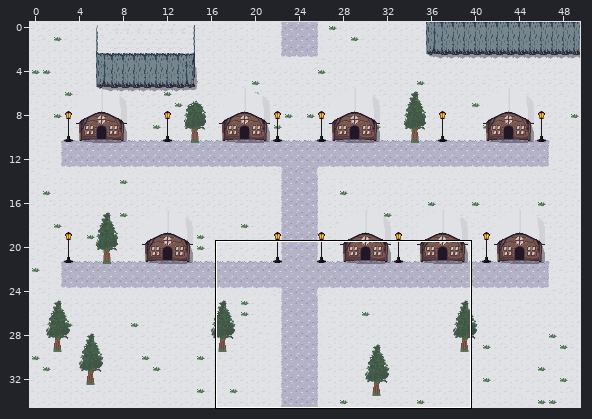
One commit to this Tiled map: maps/town2.tmx. The picture above shows the old version from afar; the outline marks the close-up.
Close-up. Before the edit:
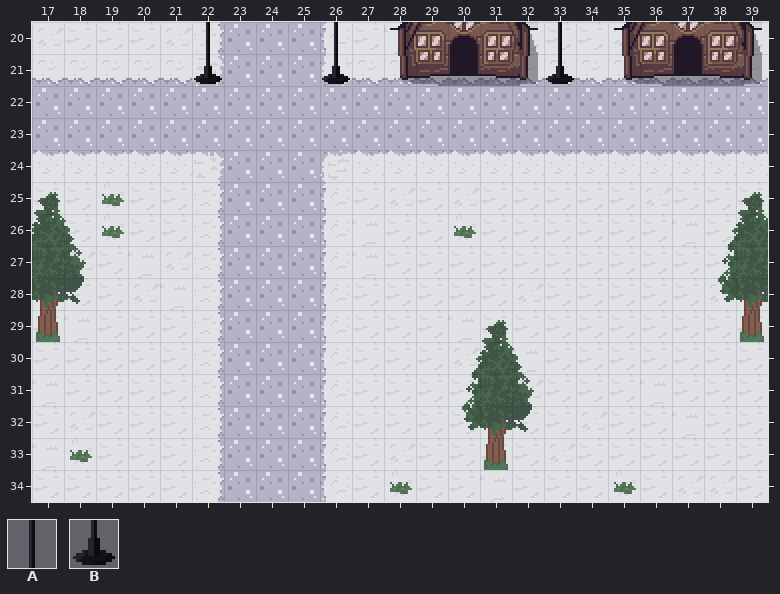
Cells are 16x16 px. Shown: x 17..39, y 20..34. The commit also changed other parts of the map, which this record leaves out.
Key: from "overworld2": A 207, B 228.
_ is an empty cell.
Layers that did not change in this view are not listed.
Layer "street decorations" before, first column x 17:
20 _____A___A______A______
21 _____B___B______B______
22 _______________________
23 _______________________
24 _______________________
25 _______________________
26 _______________________
27 _______________________
28 _______________________
29 _______________________
30 _______________________
31 _______________________
32 _______________________
33 _______________________
34 _______________________
The same view after the edit:
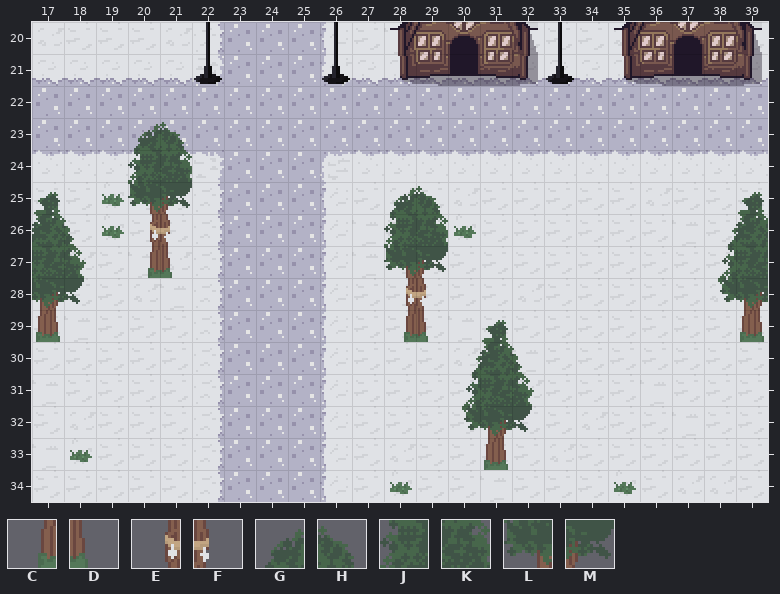
Further tiles: from "overworld2": C 168, D 169, E 209, F 210, G 212, H 213, J 233, K 234, L 254, M 255.
Changes in this commit:
Layer "street decorations":
Tile C is added in row 27 at x 20; in row 29 at x 28.
Tile D is added in row 27 at x 21; in row 29 at x 29.
Tile E is added in row 26 at x 20; in row 28 at x 28.
Tile F is added in row 26 at x 21; in row 28 at x 29.
Tile G is added in row 23 at x 20; in row 25 at x 28.
Tile H is added in row 23 at x 21; in row 25 at x 29.
Tile J is added in row 24 at x 20; in row 26 at x 28.
Tile K is added in row 24 at x 21; in row 26 at x 29.
Tile L is added in row 25 at x 20; in row 27 at x 28.
Tile M is added in row 25 at x 21; in row 27 at x 29.
Changed places in both close-ups, as pixel boxes (x1, y1, x2, y2):
added: (128, 122, 192, 278)
added: (384, 186, 448, 342)
